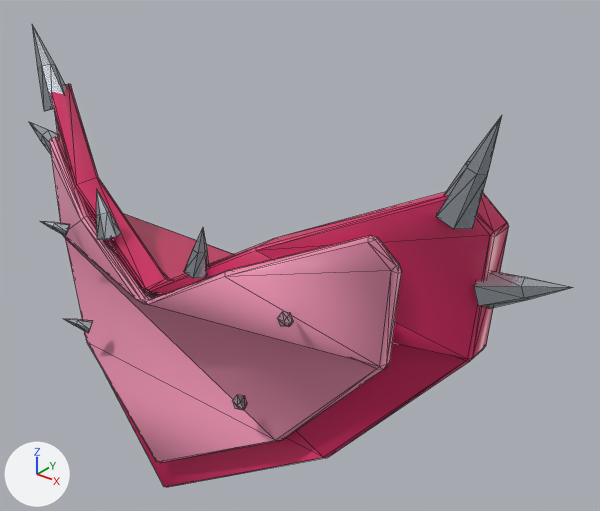
What one commit did to the glTF model public/arena/models/npg/stack/hand/09_004_spikes_heart.glb.
The view is the same before and after, from a 50 mm camera at (0.265, -0.319, 0.316) aimed at (0.031, -0.026, 0.134). Every picture has the same lights, and +X, +Y and +Z are marked at lower left. The older version comes first. Mesh edges are drawn as thin lines. Vertices at exactly the same position are counted once.

Before the edit, the objects in view are built like this:
```python
me_rim = bpy.data.meshes.new('rim')
me_rim.from_pydata(...)  # 282 vertices, 516 faces; spans x -0.179..0.171, y -0.101..-0.022, z 0.014..0.23
# faces by material slot: [148, 148, 220]
me_rim.materials.append(mat_magenta)  # pink #d92b67
me_rim.materials.append(mat_pink)  # pink #f094b4
me_rim.materials.append(mat_steel)  # light grey #b9bfc8
ob_spikesheart = bpy.data.objects.new('SpikesHeart', me_rim)
ob_spikesheart.location = (0.0, 0.0, 0.0)
```
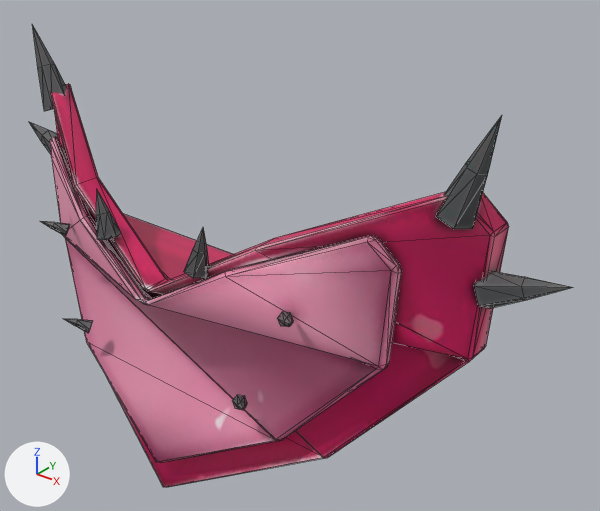
Scene script edits in JSON lines:
```json
{"op": "add", "block": "img_09_004_spikes_heart_albedo", "code": ["img_09_004_spikes_heart_albedo = load_image('09_004_spikes_heart_albedo', '_unpacked/09_004_spikes_heart_albedo', 1024, 1024, 'sRGB')"]}
{"op": "add", "block": "mat_09_004_spikes_heart_card", "code": ["mat_09_004_spikes_heart_card = principled_material('09_004_spikes_heart_card')", "mat_09_004_spikes_heart_card.texture = img_09_004_spikes_heart_albedo", "mat_09_004_spikes_heart_card.metallic = 0.0123", "mat_09_004_spikes_heart_card.roughness = 0.493"]}
{"block": "me_rim", "where": "# used by ob_spikesheart; location = (0.0, 0.0, 0.0)"}
{"op": "remove", "block": "me_rim", "code": "me_rim.from_pydata(...)  # 282 vertices, 516 faces; spans x -0.179..0.171, y -0.101..-0.022, z 0.014..0.23"}
{"op": "add", "block": "me_rim", "code": "me_rim.from_pydata(...)  # 299 vertices, 516 faces; spans x -0.179..0.171, y -0.101..-0.022, z 0.014..0.23"}
{"block": "me_rim", "change": "me_rim part 1"}
{"block": "me_rim", "change": "4 vertices are removed from x -0.141..0.105, y -0.086..-0.039, z 0.072..0.132"}
{"block": "me_rim", "change": "65 faces are deleted"}
{"block": "me_rim", "change": "21 vertices are added at x -0.141..0.134, y -0.1..-0.024, z 0.014..0.132"}
{"block": "me_rim", "change": "65 new faces join them"}
{"block": "me_rim", "change": "me_rim part 2: 114 faces spanning x -0.146..0.137, y -0.097..-0.022, z 0.014..0.196 switch from mat_magenta (pink #d92b67) to mat_09_004_spikes_heart_card (picture img_09_004_spikes_heart_albedo)"}
{"block": "me_rim", "change": "me_rim part 3: 117 faces spanning x -0.118..0.109, y -0.1..-0.057, z 0.033..0.178 switch from mat_pink (pink #f094b4) to mat_09_004_spikes_heart_card (picture img_09_004_spikes_heart_albedo)"}
{"block": "me_rim", "change": "me_rim part 4: 220 faces spanning x -0.179..0.171, y -0.101..-0.025, z 0.087..0.23 switch from mat_steel (light grey #b9bfc8) to mat_09_004_spikes_heart_card (picture img_09_004_spikes_heart_albedo)"}
```

Changed parts and their boxes (x1, y1, x2, y2) in the pictures (600 x 511 px; the box of a moved part takes in the faces that stretch with it):
```json
{"part": 1, "of": "me_rim", "change": "moved or reshaped", "before": [65, 214, 490, 462], "after": [65, 214, 490, 463]}
{"part": 2, "of": "me_rim", "change": "recoloured", "before": [51, 84, 509, 487], "after": [51, 84, 509, 487]}
{"part": 3, "of": "me_rim", "change": "recoloured", "before": [50, 137, 401, 463], "after": [50, 137, 401, 463]}
{"part": 4, "of": "me_rim", "change": "recoloured", "before": [29, 24, 573, 410], "after": [29, 24, 573, 410]}
```
